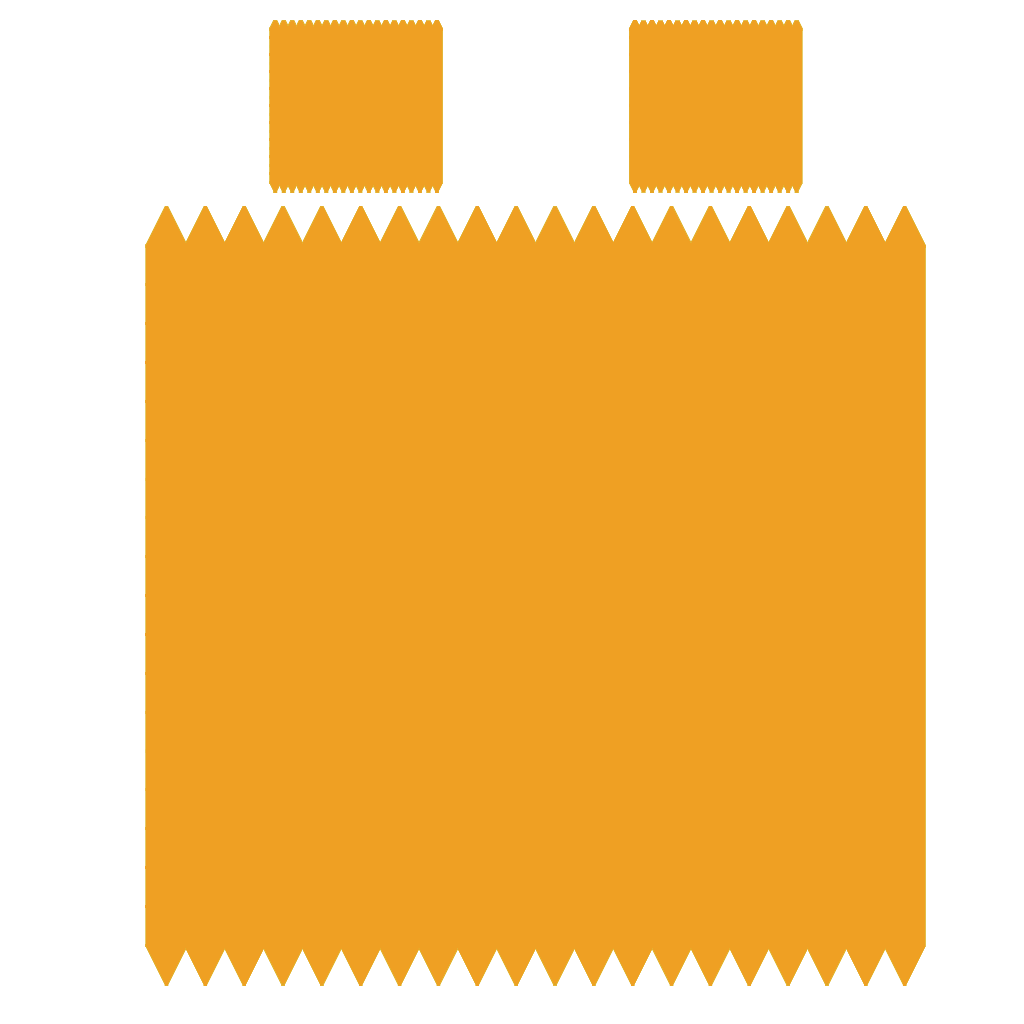
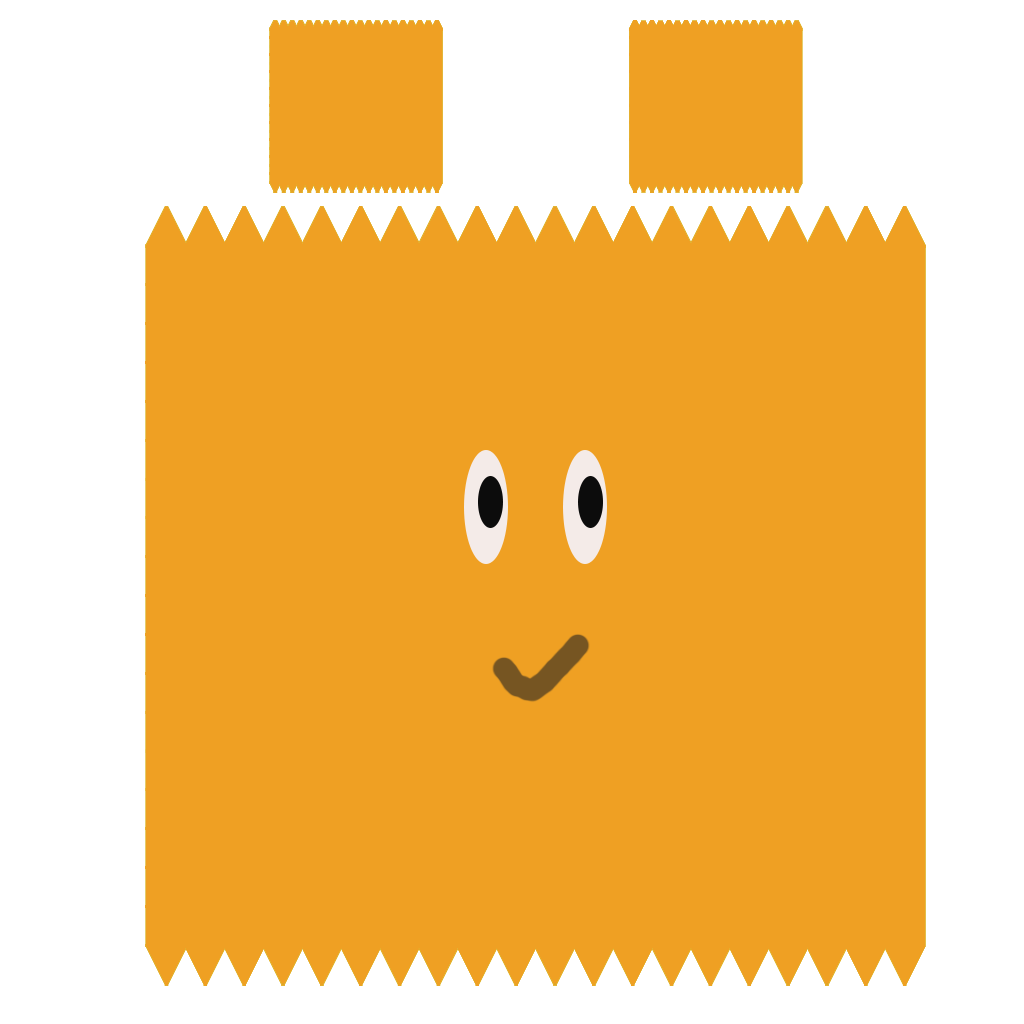
Two versions of the same layered image (1024x1024). Layer-by-layer changes:
added layer "Right iris" in group "Base" over [578, 476, 603, 528]
added layer "Right eye" in group "Base" over [563, 450, 607, 564]
added layer "Left iris" in group "Base" over [478, 476, 503, 528]
added layer "Left eye" in group "Base" over [464, 450, 508, 564]
added layer "Layer 1" in group "Base" over [492, 633, 590, 702]
